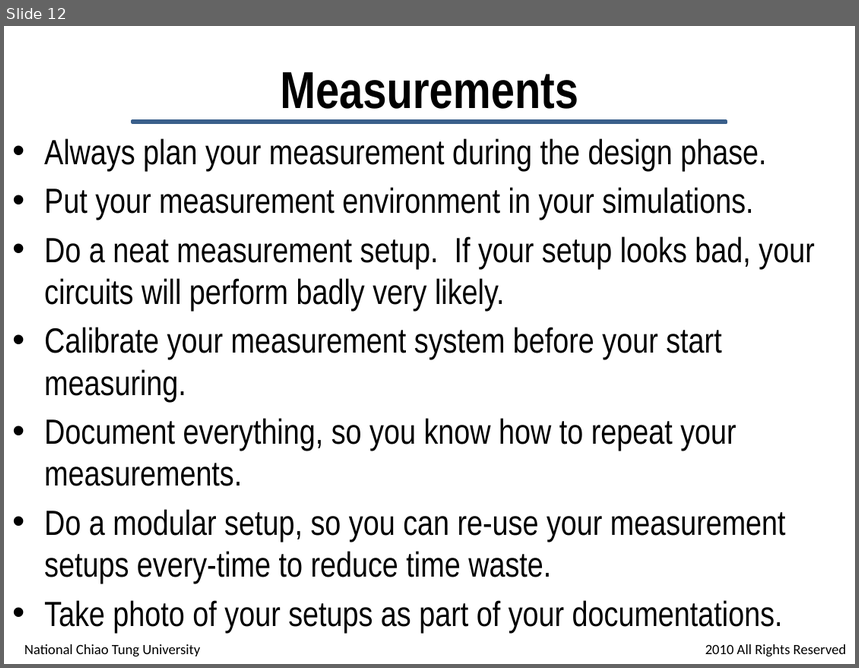
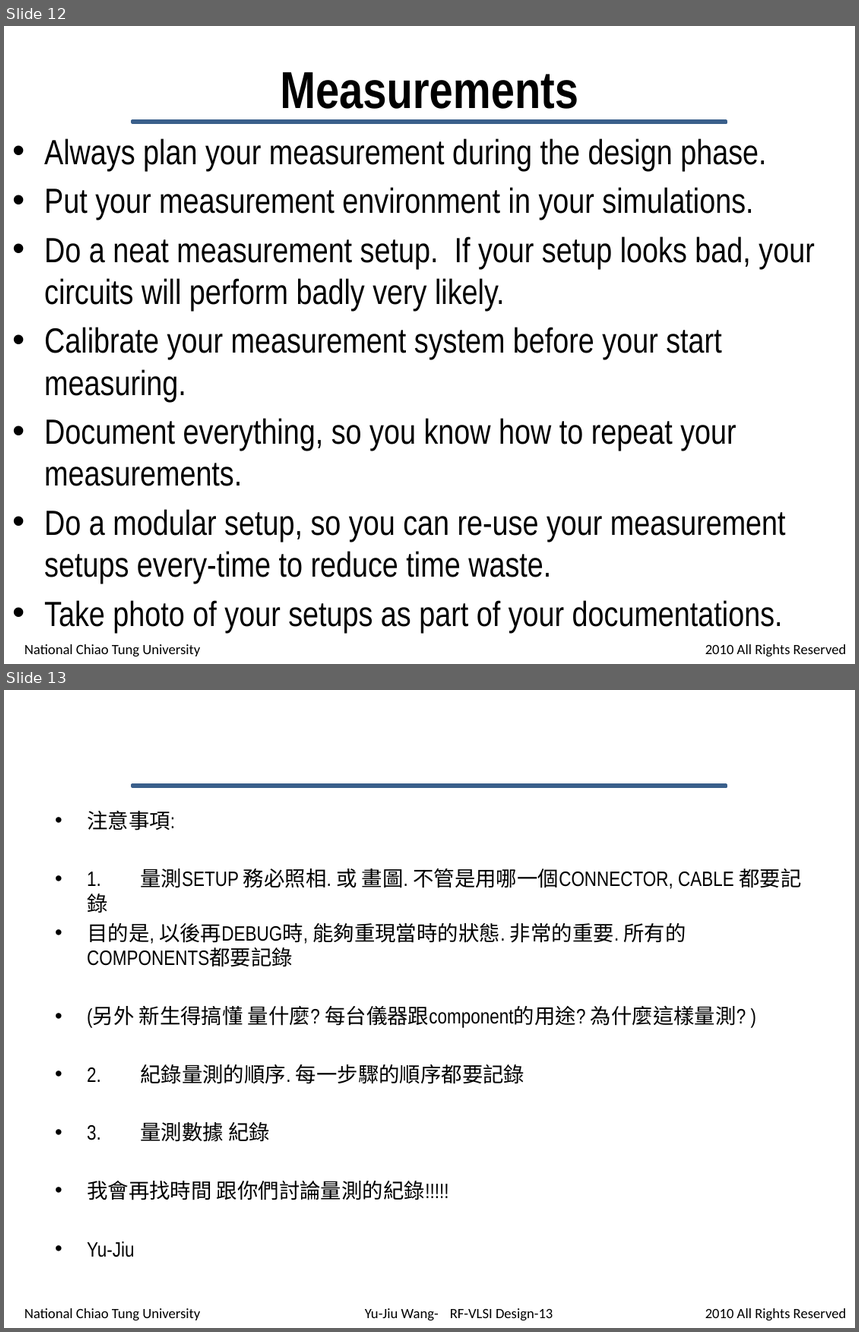
Before and after one commit to zonyzhao/RFVLSI_Template_Docs, a slide deck: Group Meeting-2010-07-14.pptx. Shown one above the other, each under a label of ours: slide 12 before the commit, slides 12 and 13 after it. The pictures are 859x668 and 859x1332 pixels, drawn with LibreOffice and Linux fonts; fonts in the diff are those of the drawing. Boxes give left, top, right and bottom in pixels: in the first picture for what was removed or moved away, otherwise in the second. Text is boxed around its words. In the diff, an @@ line names an element or a change of style, - is before the commit and + after.

```diff
--- a/Group Meeting-2010-07-14.pptx
+++ b/Group Meeting-2010-07-14.pptx
@@ slide 13 added at [4,690,855,1328], background #FFFFFF; not listed: 1 template element that a slide beside it also shows @@
@@ text added at [87,811,801,1258], 17.6 pt, text #000000 @@
+• 注意事項:
+• 1. 量測SETUP 務必照相. 或 畫圖. 不管是用哪一個CONNECTOR, CABLE 都要記錄
+• 目的是, 以後再DEBUG時, 能夠重現當時的狀態. 非常的重要. 所有的COMPONENTS都要記錄
+• (另外 新生得搞懂 量什麼? 每台儀器跟component的用途? 為什麼這樣量測? )
+• 2. 紀錄量測的順序. 每一步驟的順序都要記錄
+• 3. 量測數據 紀錄
+• 我會再找時間 跟你們討論量測的紀錄!!!!!
+• Yu-Jiu
@@ text added at [25,1309,847,1322], 12 pt, text #000000 @@
+National Chiao Tung University Yu-Jiu Wang- RF-VLSI Design-13 2010 All Rights Reserved
```
Also in this commit, not shown: 3 other files.
